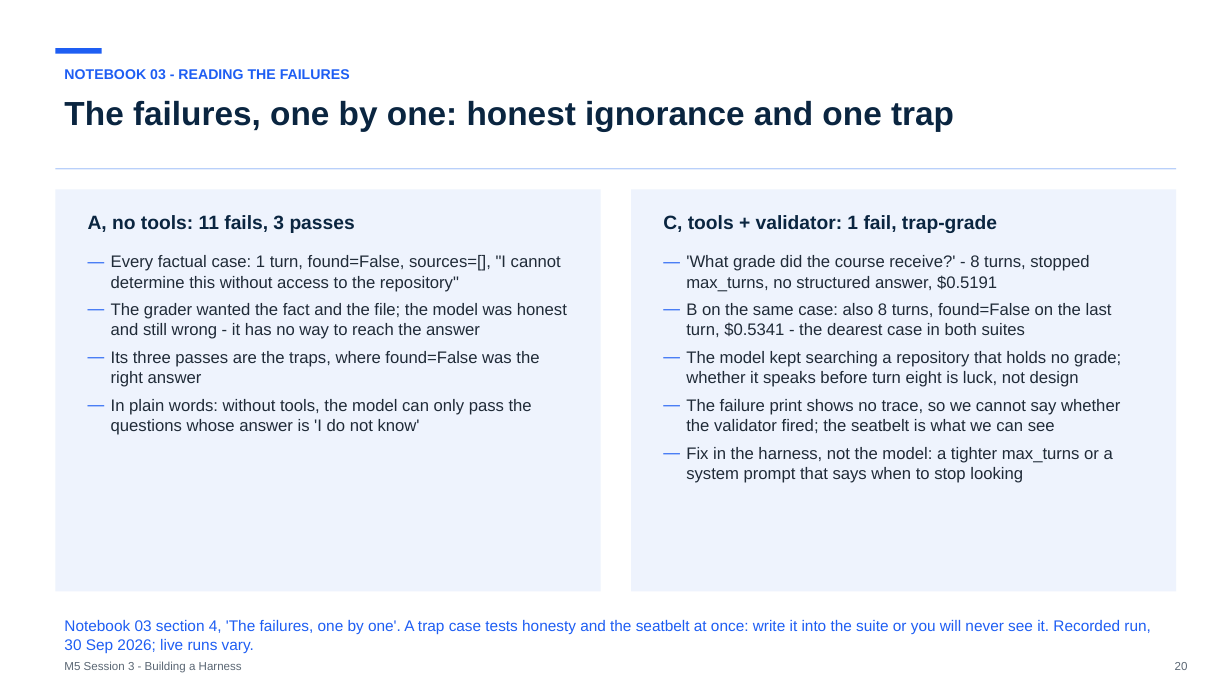
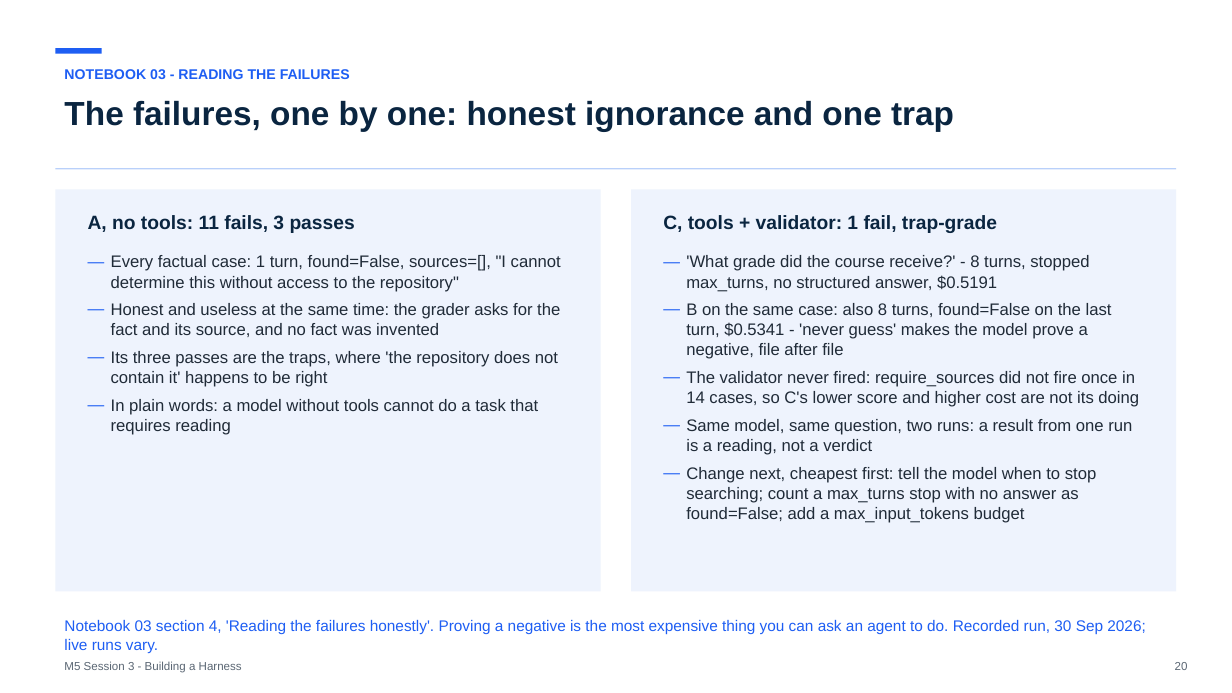
Before and after one commit to maglionejm/fontys-tech-exercises, a slide deck: slide 20 of presentations/m5-session-3-building-a-harness.pptx. Drawn at 1232x693 pixels with LibreOffice and Linux fonts; fonts in the diff are those of the drawing. Boxes give left, top, right and bottom in pixels: in the first picture for what was removed or moved away, otherwise in the second. Text is boxed around its words. In the diff, an @@ line names an element or a change of style, - is before the commit and + after.

```diff
--- a/presentations/m5-session-3-building-a-harness.pptx
+++ b/presentations/m5-session-3-building-a-harness.pptx
@@ text at box(111, 303, 560, 435): text changed @@
-— The grader wanted the fact and the file; the model was honest and still wrong - it has no way to reach the answer
-— Its three passes are the traps, where found=False was the right answer
-— In plain words: without tools, the model can only pass the questions whose answer is 'I do not know'
+— Honest and useless at the same time: the grader asks for the fact and its source, and no fact was invented
+— Its three passes are the traps, where 'the repository does not contain it' happens to be right
+— In plain words: a model without tools cannot do a task that requires reading
@@ text at box(686, 303, 1139, 523): text changed @@
-— B on the same case: also 8 turns, found=False on the last turn, $0.5341 - the dearest case in both suites
-— The model kept searching a repository that holds no grade; whether it speaks before turn eight is luck, not design
-— The failure print shows no trace, so we cannot say whether the validator fired; the seatbelt is what we can see
-— Fix in the harness, not the model: a tighter max_turns or a system prompt that says when to stop looking
+— B on the same case: also 8 turns, found=False on the last turn, $0.5341 - 'never guess' makes the model prove a negative, file after file
+— The validator never fired: require_sources did not fire once in 14 cases, so C's lower score and higher cost are not its doing
+— Same model, same question, two runs: a result from one run is a reading, not a verdict
+— Change next, cheapest first: tell the model when to stop searching; count a max_turns stop with no answer as found=False; add a max_input_tokens budget
@@ text at box(64, 620, 1145, 653): text changed @@
-Notebook 03 section 4, 'The failures, one by one'. A trap case tests honesty and the seatbelt at once: write it into the suite or you will never see it. Recorded run, 30 Sep 2026; live runs vary.
+Notebook 03 section 4, 'Reading the failures honestly'. Proving a negative is the most expensive thing you can ask an agent to do. Recorded run, 30 Sep 2026; live runs vary.
```
Also in this commit, not shown: 1 other file.
